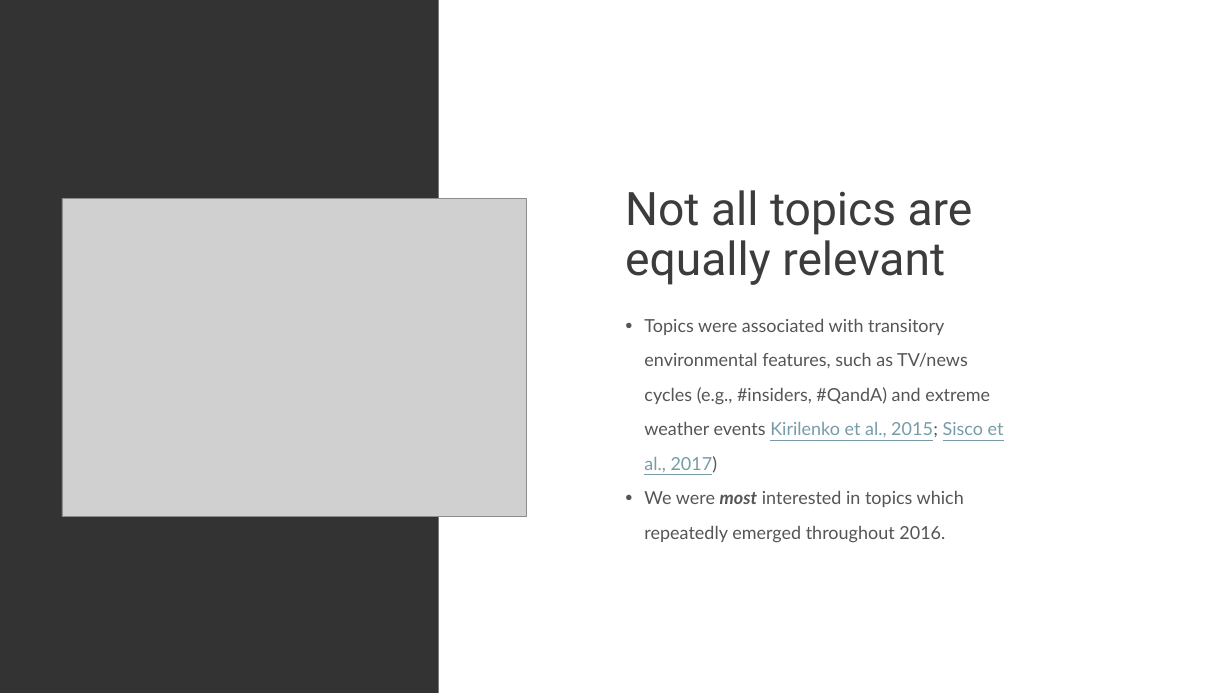
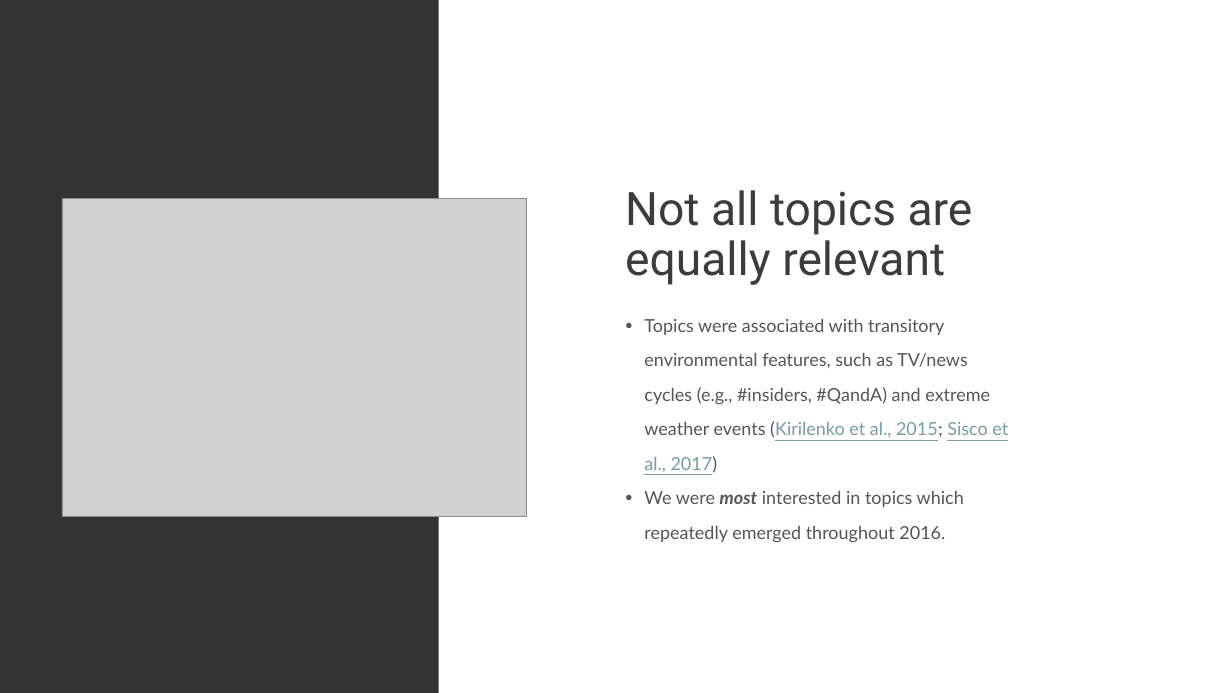
Before and after one commit to matt-lab/matt-lab.github.io, a slide deck: slide 23 of assets/presentations/data2019.pptx (slide 25 before the commit). Drawn at 1232x693 pixels with LibreOffice and Linux fonts; fonts in the diff are those of the drawing; grey boxes stand for pictures. Boxes give left, top, right and bottom in pixels: in the first picture for what was removed or moved away, otherwise in the second. Text is boxed around its words. In the diff, an @@ line names an element or a change of style, - is before the commit and + after.

```diff
--- a/assets/presentations/data2019.pptx
+++ b/assets/presentations/data2019.pptx
@@ text at (644,318,1008,473): text changed @@
-● Topics were associated with transitory environmental features, such as TV/news cycles (e.g., #insiders, #QandA) and extreme weather events Kirilenko et al., 2015; Sisco et al., 2017)
+● Topics were associated with transitory environmental features, such as TV/news cycles (e.g., #insiders, #QandA) and extreme weather events (Kirilenko et al., 2015; Sisco et al., 2017)
```
Also in this commit, not shown: 2 slides removed, 2 other files.
